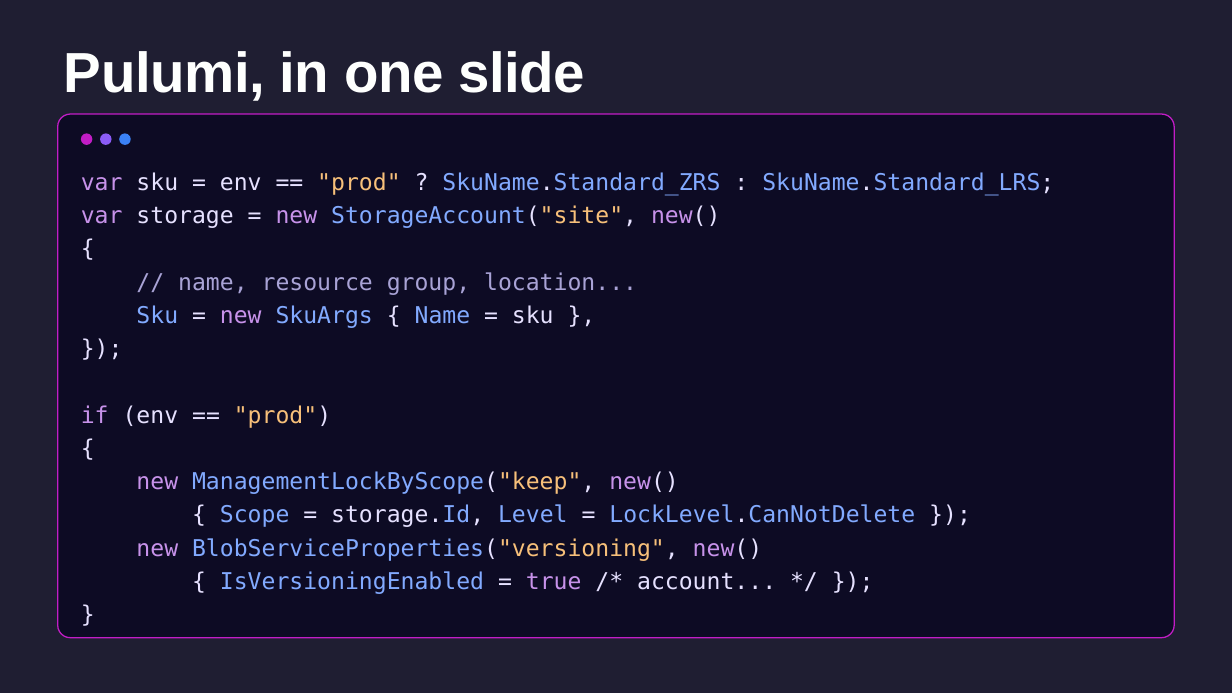
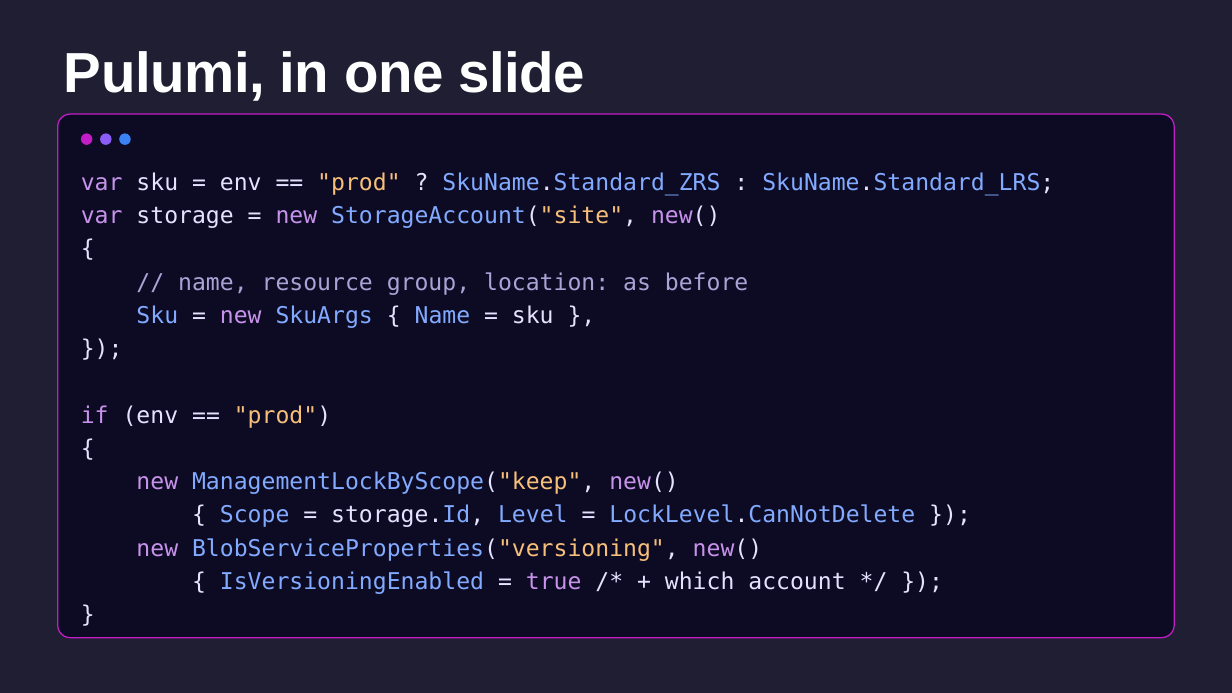
Before and after one commit to CamSoper/infrastructure-as-actual-code, a slide deck: slide 8 of slides/infrastructure-as-actual-code.pptx (slide 6 before the commit). Drawn at 1232x693 pixels with LibreOffice and Linux fonts; fonts in the diff are those of the drawing. Boxes give left, top, right and bottom in pixels: in the first picture for what was removed or moved away, otherwise in the second. Text is boxed around its words. In the diff, an @@ line names an element or a change of style, - is before the commit and + after.

```diff
--- a/slides/infrastructure-as-actual-code.pptx
+++ b/slides/infrastructure-as-actual-code.pptx
@@ text at box(178, 272, 748, 295): text changed @@
-// name, resource group, location...
+// name, resource group, location: as before
@@ text at box(220, 571, 845, 594): text changed @@
-{ IsVersioningEnabled = true /* account... */ });
+{ IsVersioningEnabled = true /* + which account */ });
```
Also in this commit, not shown: 1 other slide changed, 2 slides added, 3 other files.
